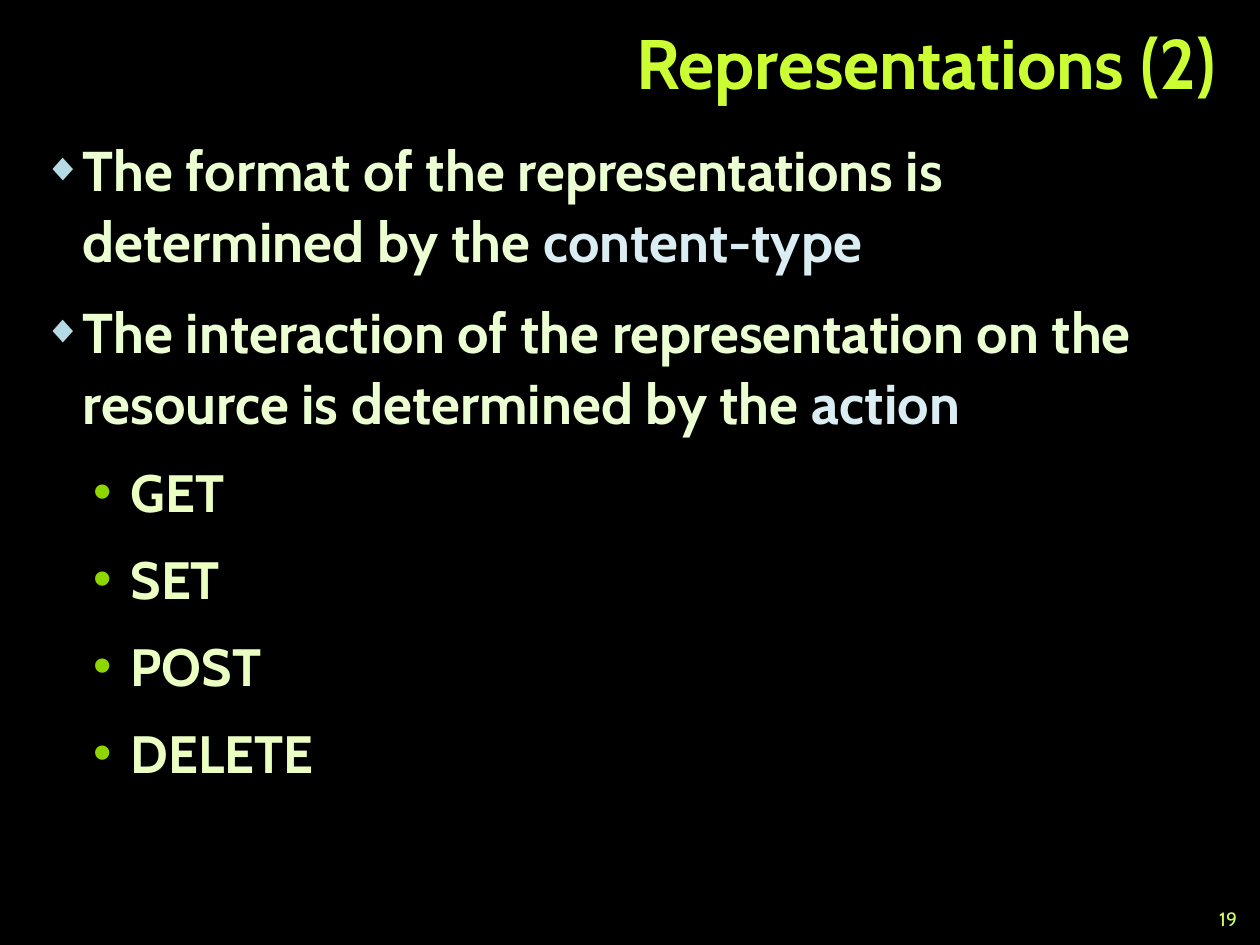
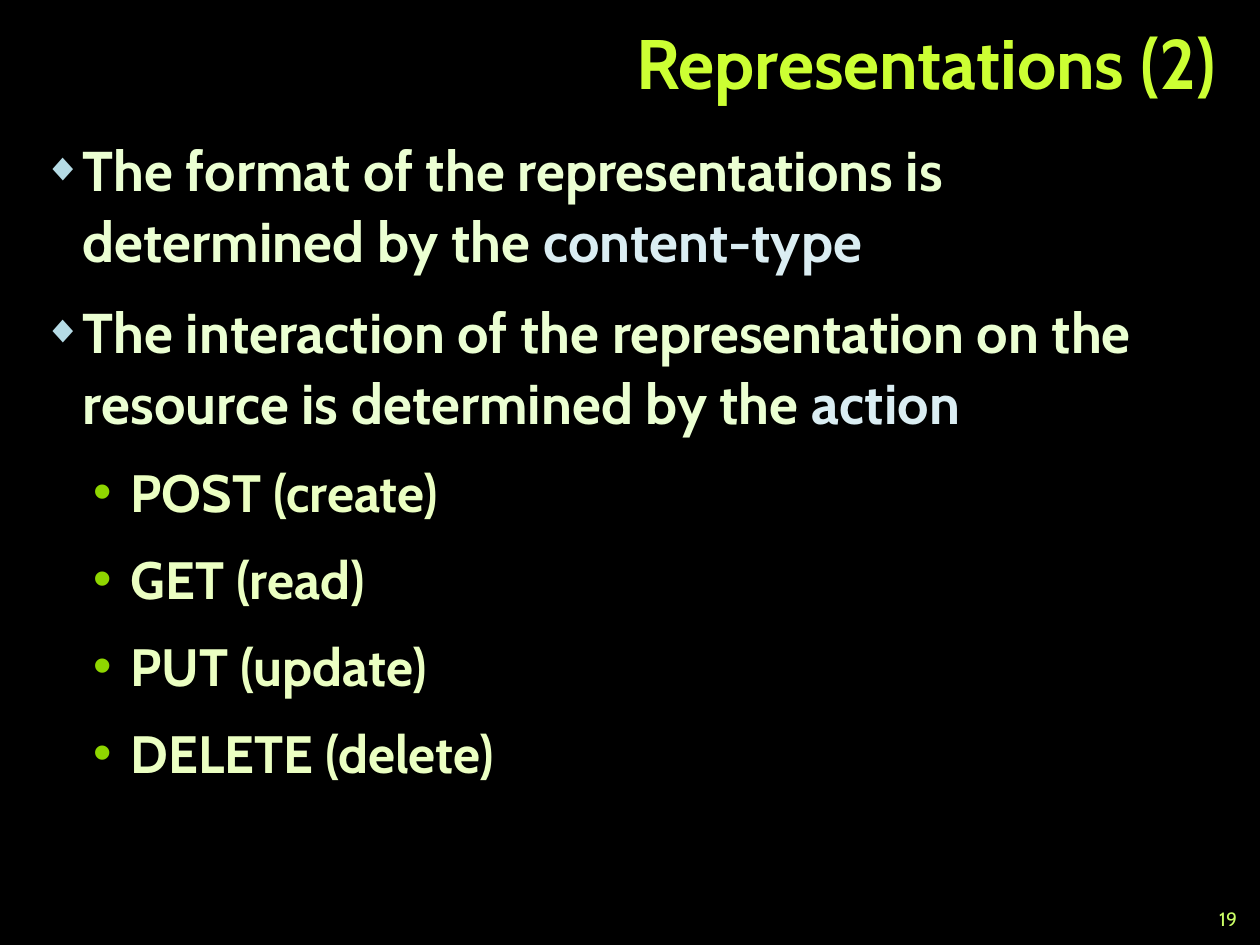
Before and after one commit to TelerikAcademy/QA-Academy, a slide deck: slide 19 of 27. WebService Testing/WebService Testing-RESTful.pptx. Drawn at 1260x945 pixels with LibreOffice and Linux fonts; fonts in the diff are those of the drawing; background and template pictures are left out. Boxes give left, top, right and bottom in pixels: in the first picture for what was removed or moved away, otherwise in the second. Text is boxed around its words. In the diff, an @@ line names an element or a change of style, - is before the commit and + after.

```diff
--- a/27. WebService Testing/WebService Testing-RESTful.pptx
+++ b/27. WebService Testing/WebService Testing-RESTful.pptx
@@ text at bbox=[131, 472, 494, 780]: text changed @@
-  • GET
-  • SET
-  • POST
-  • DELETE
+  • POST (create)
+  • GET (read)
+  • PUT (update)
+  • DELETE (delete)
```
Also in this commit, not shown: 1 other slide changed.
